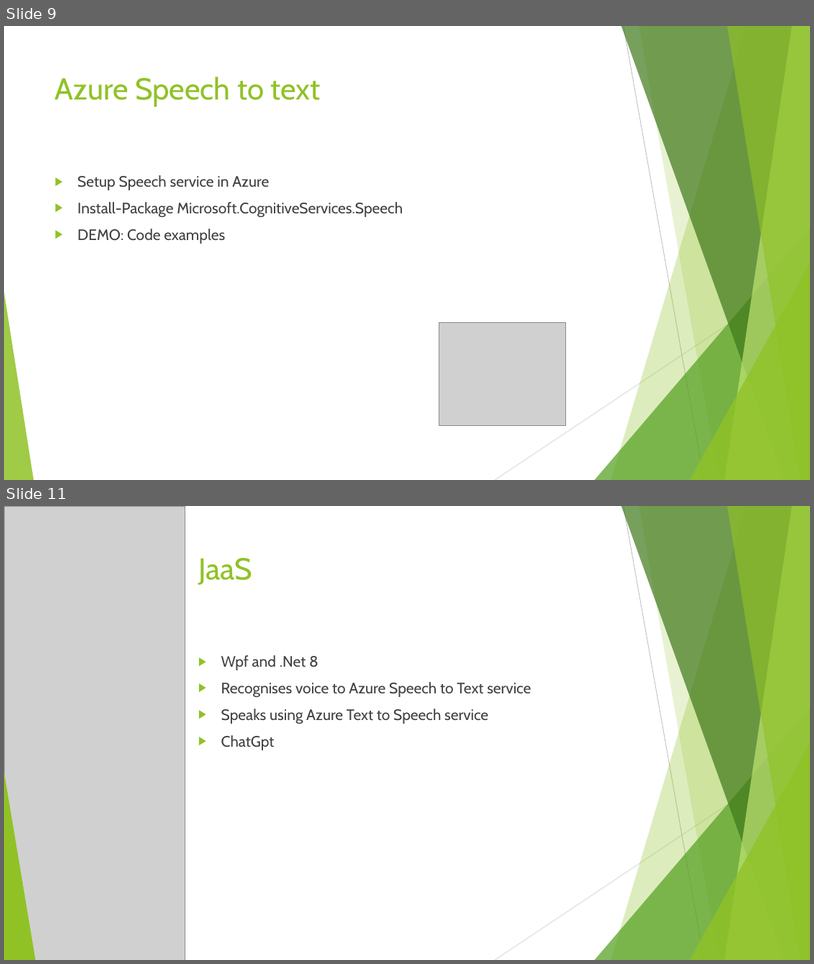
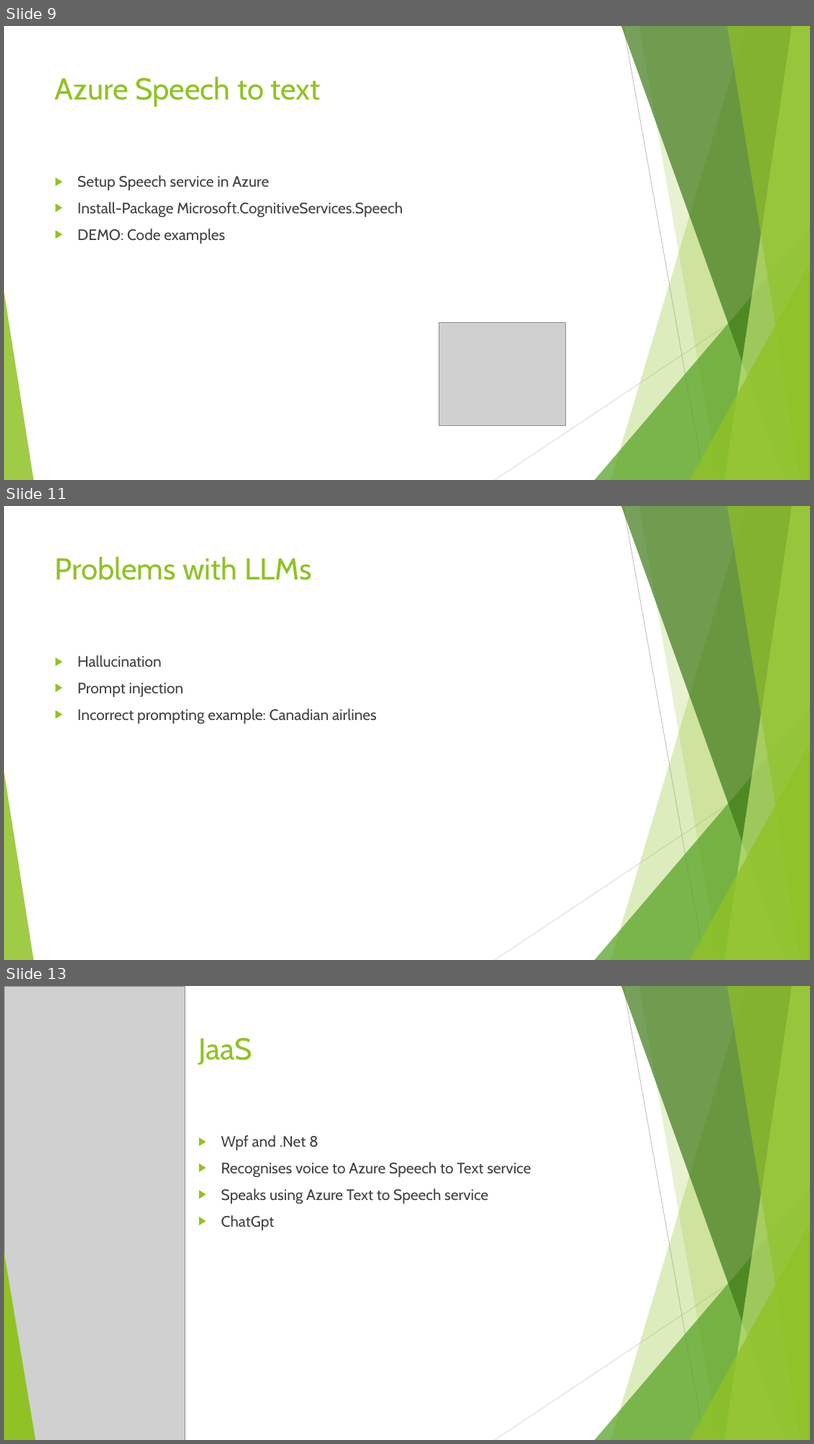
Before and after one commit to johnstaveley/JaaS, a slide deck: JaaS.pptx. Shown one above the other, each under a label of ours: slides 9 and 11 before the commit, slides 9, 11 and 13 after it; the slides between them are not shown. The pictures are 814x964 and 814x1444 pixels, drawn with LibreOffice and Linux fonts; fonts in the diff are those of the drawing; grey boxes stand for pictures. Boxes give left, top, right and bottom in pixels: in the first picture for what was removed or moved away, otherwise in the second. Text is boxed around its words. In the diff, an @@ line names an element or a change of style, - is before the commit and + after.

```diff
--- a/JaaS.pptx
+++ b/JaaS.pptx
@@ slide 11 added at (4,506,810,960), background #FFFFFF; not listed: 10 template elements that a slide beside it also shows @@
@@ title added at (55,556,311,580), 36 pt, text #90C226 @@
+Problems with LLMs
@@ text added at (77,655,377,724), 18 pt, text #404040 @@
+▶ Hallucination
+▶ Prompt injection
+▶ Incorrect prompting example: Canadian airlines
@@ what was slide 11 is now slide 13 @@
```
Also in this commit, not shown: 1 slide changed, 1 other slide added.
